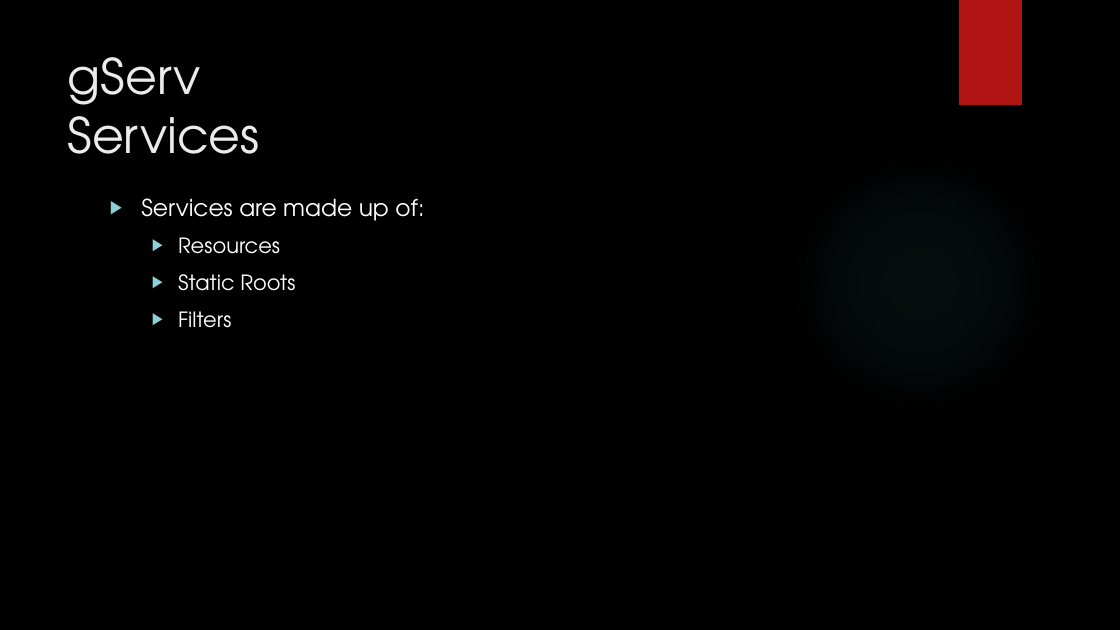
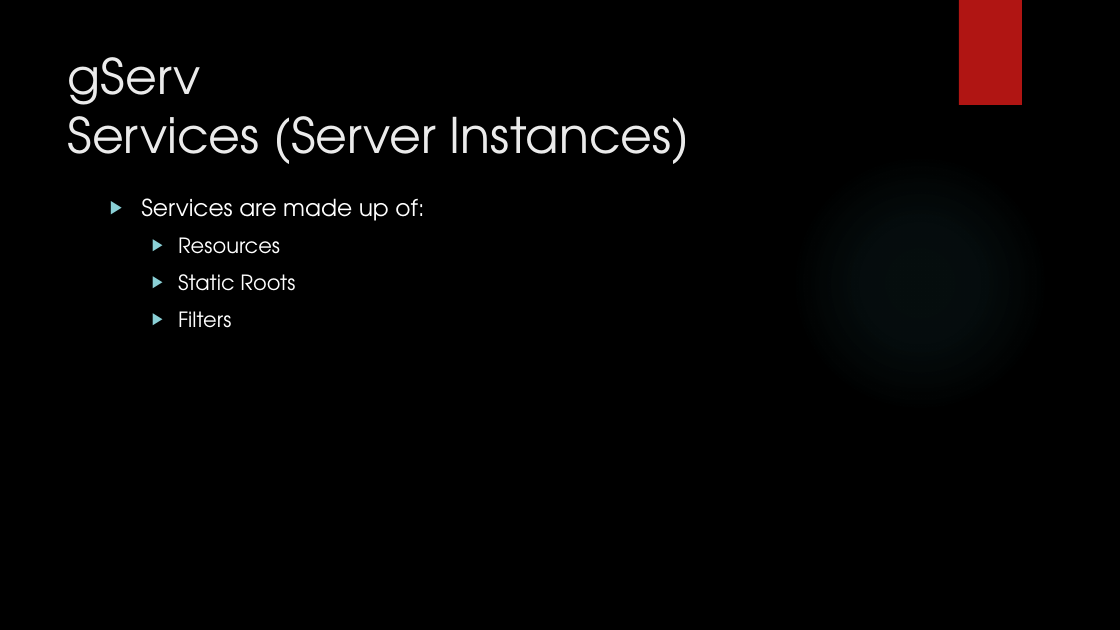
Before and after one commit to javaConductor/gserv, a slide deck: slide 8 of gServ.pptx (slide 13 before the commit). Drawn at 1120x630 pixels with LibreOffice and Linux fonts; fonts in the diff are those of the drawing; background and template pictures are left out. Boxes give left, top, right and bottom in pixels: in the first picture for what was removed or moved away, otherwise in the second. Text is boxed around its words. In the diff, an @@ line names an element or a change of style, - is before the commit and + after.

```diff
--- a/gServ.pptx
+++ b/gServ.pptx
@@ title at (x1=68, y1=57, x2=690, y2=164): text changed @@
-gServ
-Services
+gServ
+Services (Server Instances)
```
Also in this commit, not shown: 14 other slides changed, 2 slides added, 2 slides removed, 40 other files.
